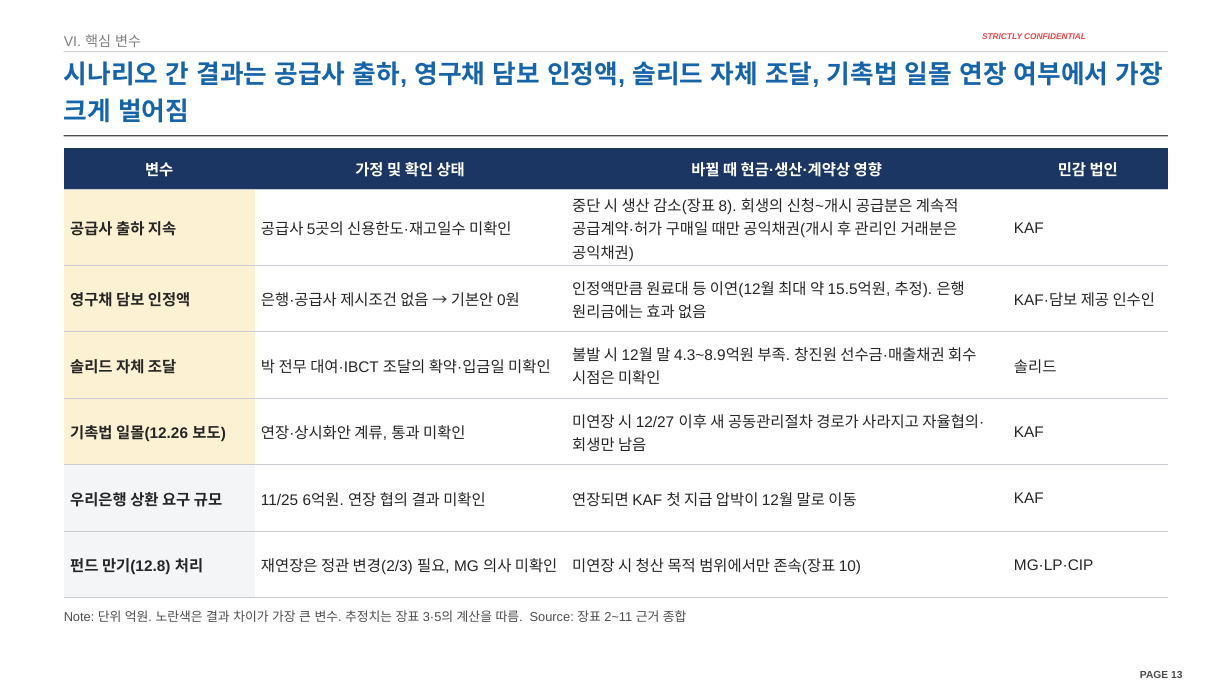
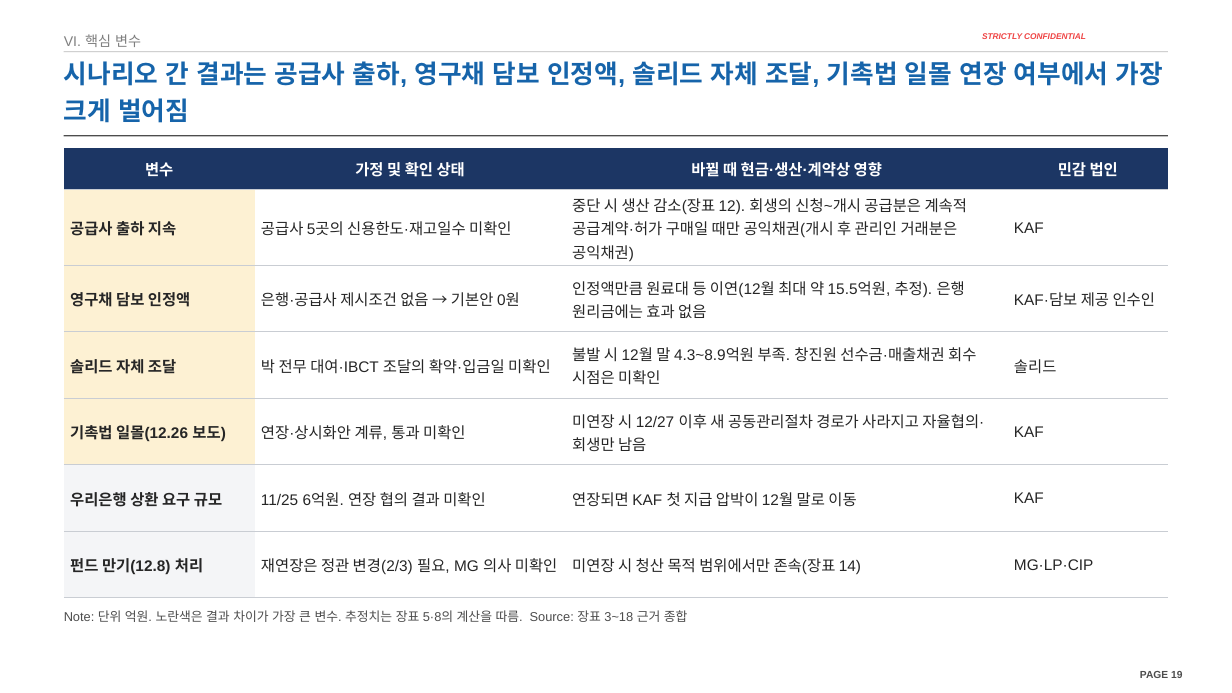
Before and after one commit to jogyesung/GS-Secretary, a slide deck: slide 19 of outputs/CIP_KAF_솔리드_자금조달차질_시나리오_20261118.pptx (slide 13 before the commit). Drawn at 1232x693 pixels with LibreOffice and Linux fonts; fonts in the diff are those of the drawing; background and template pictures are left out. Boxes give left, top, right and bottom in pixels: in the first picture for what was removed or moved away, otherwise in the second. Text is boxed around its words. In the diff, an @@ line names an element or a change of style, - is before the commit and + after.

```diff
--- a/outputs/CIP_KAF_솔리드_자금조달차질_시나리오_20261118.pptx
+++ b/outputs/CIP_KAF_솔리드_자금조달차질_시나리오_20261118.pptx
@@ table at <box>64,148,1168,589</box> @@
-row 2, column 3: 중단 시 생산 감소(장표 8). 회생의 신청~개시 공급분은 계속적 공급계약·허가 구매일 때만 공익채권(개시 후 관리인 거래분은 공익채권)
+row 2, column 3: 중단 시 생산 감소(장표 12). 회생의 신청~개시 공급분은 계속적 공급계약·허가 구매일 때만 공익채권(개시 후 관리인 거래분은 공익채권)
-row 7, column 3: 미연장 시 청산 목적 범위에서만 존속(장표 10)
+row 7, column 3: 미연장 시 청산 목적 범위에서만 존속(장표 14)
@@ text at <box>64,610,688,622</box>: text changed @@
-Note: 단위 억원. 노란색은 결과 차이가 가장 큰 변수. 추정치는 장표 3·5의 계산을 따름. Source: 장표 2~11 근거 종합
+Note: 단위 억원. 노란색은 결과 차이가 가장 큰 변수. 추정치는 장표 5·8의 계산을 따름. Source: 장표 3~18 근거 종합
```
Also in this commit, not shown: 7 other slides changed, 2 slides added, 1 other file.
